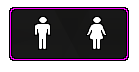
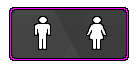
Layered file, before and after one edit (139px x 72px). Changes by layer:
renamed "graphite_pattern_K.png" to "graphite_pattern.png copy", painted on it over [12, 10, 126, 58]
removed layer "graphite_pattern.png" (was 67%) from group "BORDER" over [12, 10, 126, 58]